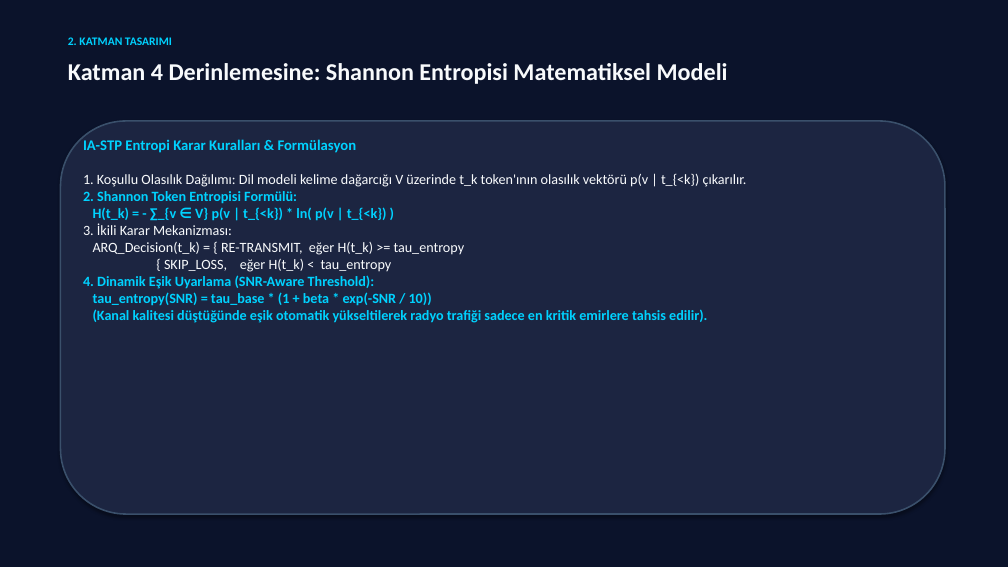
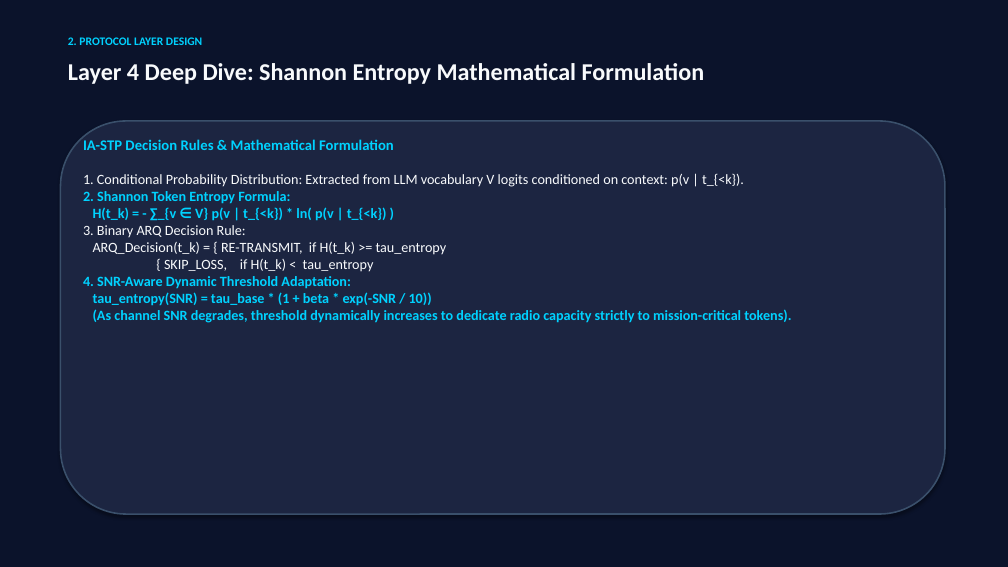
Before and after one commit to TalhaYolcu/saps, a slide deck: slide 10 of docs/SAPS_Presentation.pptx. Drawn at 1008x567 pixels with LibreOffice and Linux fonts; fonts in the diff are those of the drawing. Boxes give left, top, right and bottom in pixels: in the first picture for what was removed or moved away, otherwise in the second. Text is boxed around its words. In the diff, an @@ line names an element or a change of style, - is before the commit and + after.

```diff
--- a/docs/SAPS_Presentation.pptx
+++ b/docs/SAPS_Presentation.pptx
@@ text at bbox=[68, 37, 202, 45]: text changed @@
-2. KATMAN TASARIMI
+2. PROTOCOL LAYER DESIGN
@@ text at bbox=[68, 63, 705, 84]: text changed @@
-Katman 4 Derinlemesine: Shannon Entropisi Matematiksel Modeli
+Layer 4 Deep Dive: Shannon Entropy Mathematical Formulation
@@ text at bbox=[83, 139, 394, 150]: text changed @@
-IA-STP Entropi Karar Kuralları & Formülasyon
+IA-STP Decision Rules & Mathematical Formulation
@@ text at bbox=[83, 174, 791, 323]: text changed @@
-1. Koşullu Olasılık Dağılımı: Dil modeli kelime dağarcığı V üzerinde t_k token'ının olasılık vektörü p(v | t_{<k}) çıkarılır.
-2. Shannon Token Entropisi Formülü:
-H(t_k) = - ∑_{v ∈ V} p(v | t_{<k}) * ln( p(v | t_{<k}) )
-3. İkili Karar Mekanizması:
-ARQ_Decision(t_k) = { RE-TRANSMIT, eğer H(t_k) >= tau_entropy
-{ SKIP_LOSS, eğer H(t_k) < tau_entropy
-4. Dinamik Eşik Uyarlama (SNR-Aware Threshold):
-tau_entropy(SNR) = tau_base * (1 + beta * exp(-SNR / 10))
-(Kanal kalitesi düştüğünde eşik otomatik yükseltilerek radyo trafiği sadece en kritik emirlere tahsis edilir).
+1. Conditional Probability Distribution: Extracted from LLM vocabulary V logits conditioned on context: p(v | t_{<k}).
+2. Shannon Token Entropy Formula:
+H(t_k) = - ∑_{v ∈ V} p(v | t_{<k}) * ln( p(v | t_{<k}) )
+3. Binary ARQ Decision Rule:
+ARQ_Decision(t_k) = { RE-TRANSMIT, if H(t_k) >= tau_entropy
+{ SKIP_LOSS, if H(t_k) < tau_entropy
+4. SNR-Aware Dynamic Threshold Adaptation:
+tau_entropy(SNR) = tau_base * (1 + beta * exp(-SNR / 10))
+(As channel SNR degrades, threshold dynamically increases to dedicate radio capacity strictly to mission-critical tokens).
```
Also in this commit, not shown: 23 other slides changed, 2 slides added, 2 slides removed, 2 other files.
